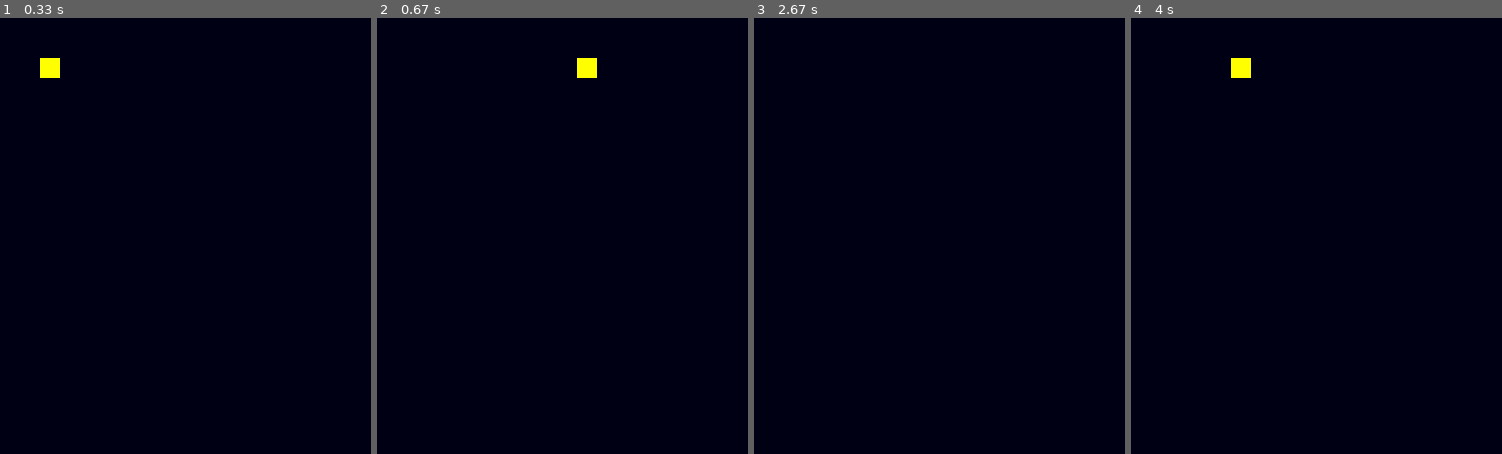
Above: before the commit, frames 1-4 (left to right).
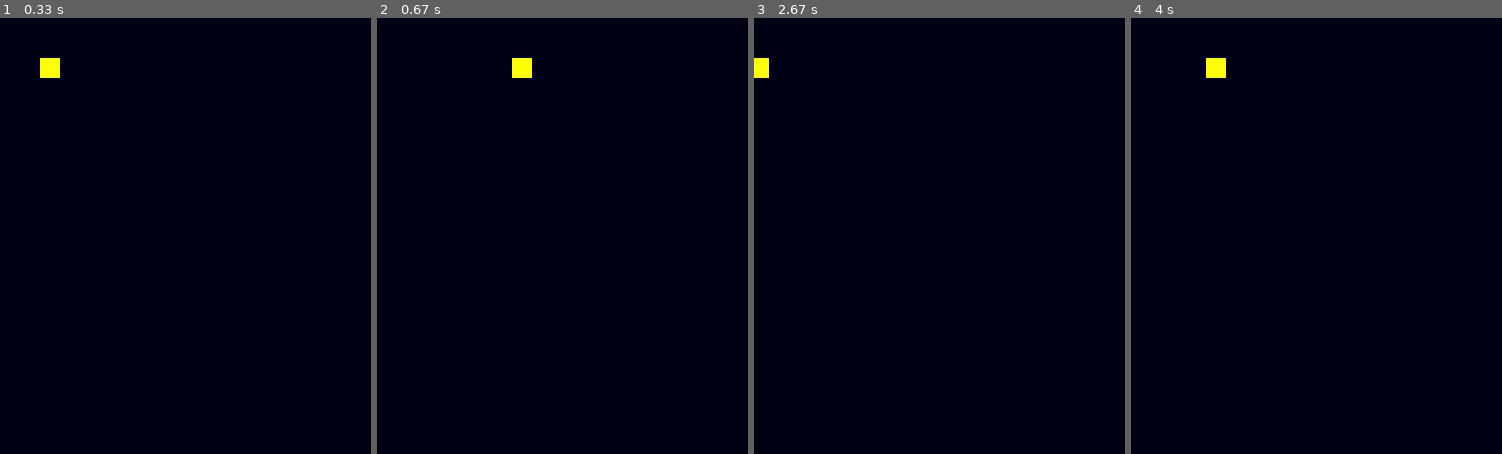
Above: after the commit, the same moments.

Repository: PrintRonald/PYGAME
Game: pygame game, started from main.py
The game is run twice, just before and just after one commit, with the same random seed, the same clock (stepped at 60 frames per second) and the same inputs.
Inputs:
- Up to frame 1 (0.33 s): no input
- Up to frame 2 (0.67 s): hold D from 0.33 s (still down)
- Up to frame 3 (2.67 s): release D at 0.8 s; hold W 0.83-1.13 s; hold A 1.67-2.2 s; hold S 2.23-2.53 s; hold A from 2.57 s (still down)
- Up to frame 4 (4 s): release A at 2.97 s; hold D from 3.4 s (still down)

Frame 1 is identical in both runs. In frame 2, 0.5% of the frame differs, in the area x 36-60%, y 9-14%; in frame 3, 0.2%; in frame 4, 0.5%.

Commit message:
1.0.1
Pygame

Diff:
--- a/constantes.py
+++ b/constantes.py
@@ -4,5 +4,5 @@
 ANCHO_PERSONAJE = 20
 COLOR_PERSONAJE = (255,255,0)
 COLOR_BG = (0,0,20)
-FPS = 100
+FPS = 60
 VELOCIDAD = 5
